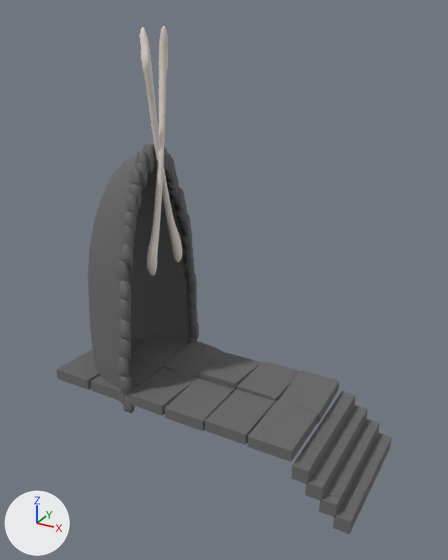
The FBX model RPG Proyect 2.0/Assets/Prefabs/Entrada cueva.fbx, before and after one commit.
Camera for both pictures: a 50 mm lens placed at (54.3, -152.9, 76.5), pointed at (3.7, -60.8, 30.4). Lighting does not change. The marker at lower left points along +X, +Y and +Z. Where no turn or scale is listed for an object, it has been applied to the vertices.

Script lines for the objects in view, before the commit:
```python
me_skeleton_lowpoly_cube_002 = bpy.data.meshes.new('Skeleton_lowPoly_Cube.002')
me_skeleton_lowpoly_cube_002.from_pydata(...)  # 1612 vertices, 1319 faces; spans x -29.3..35.1, y -12.2..13.8, z -6.6..72.8
# faces by material slot: [464, 176, 288, 391]
me_skeleton_lowpoly_cube_002.materials.append(mat_skeleton_002)  # white #e7dcd3
me_skeleton_lowpoly_cube_002.materials.append(mat_material_002)  # dark grey #6a6a6a
me_skeleton_lowpoly_cube_002.materials.append(mat_material_003)  # dark grey #6a6a6a
me_skeleton_lowpoly_cube_002.materials.append(mat_escaleras_ysuelo_001)  # dark grey #6a6a6a
ob_entrance_001 = bpy.data.objects.new('Entrance.001', me_skeleton_lowpoly_cube_002)
ob_entrance_001.location = (-0.4, -60.6, 0.8)
```
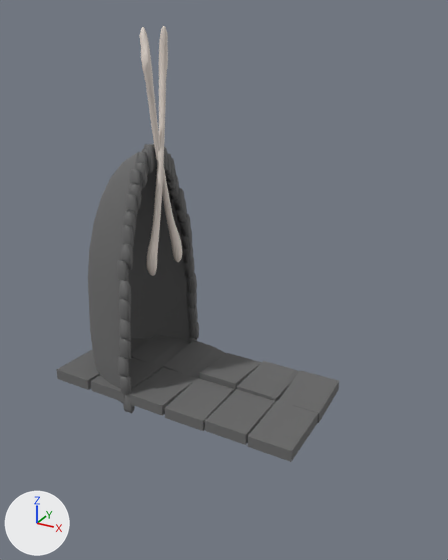
Commit message: Commit Agoney Entrada cueva

Changed parts and their boxes [x1, y1, x2, y2] in the pictures (448 x 560 px):
```json
{"object": "Entrance.001", "change": "reshaped", "before": [56, 26, 392, 534], "after": [56, 26, 339, 462], "on screen": "16% narrower, 14% shorter"}
{"part": 1, "of": "me_skeleton_lowpoly_cube_002", "change": "deleted", "before": [291, 391, 392, 534]}
```

Scene script edits in JSON lines:
```json
{"block": "me_skeleton_lowpoly_cube_002", "where": "# used by ob_entrance_001; location = (-0.4, -60.6, 0.8)"}
{"op": "remove", "block": "me_skeleton_lowpoly_cube_002", "code": "me_skeleton_lowpoly_cube_002.from_pydata(...)  # 1612 vertices, 1319 faces; spans x -29.3..35.1, y -12.2..13.8, z -6.6..72.8"}
{"op": "add", "block": "me_skeleton_lowpoly_cube_002", "code": "me_skeleton_lowpoly_cube_002.from_pydata(...)  # 1196 vertices, 1007 faces; spans x -29.3..23.9, y -12.1..13.8, z 2.2..72.8"}
{"block": "me_skeleton_lowpoly_cube_002", "change": "me_skeleton_lowpoly_cube_002 part 1: 52 loose pieces with 416 vertices, spanning x 24.0..35.1, y -12.2..13.7, z -6.6..3.6, are deleted"}
```
